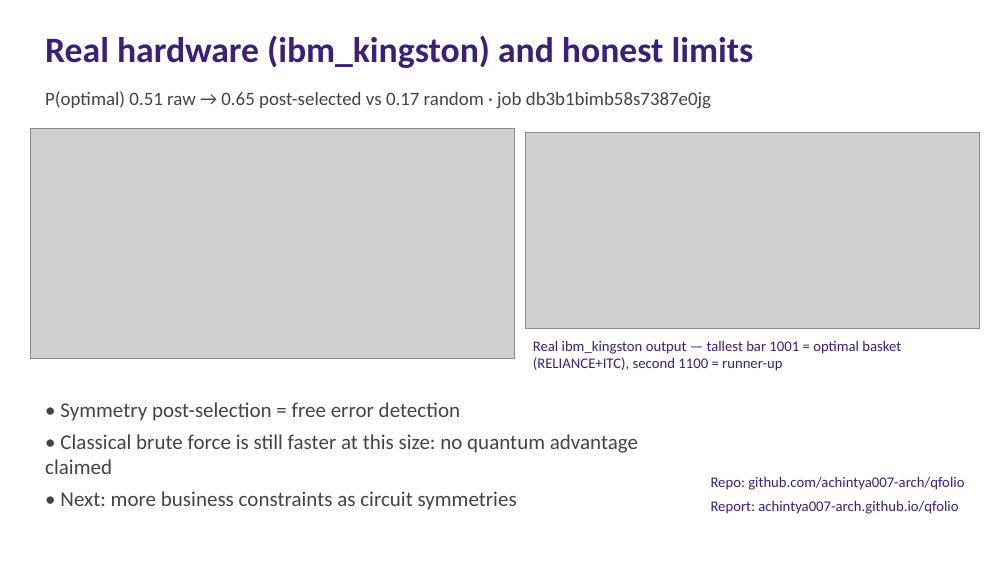
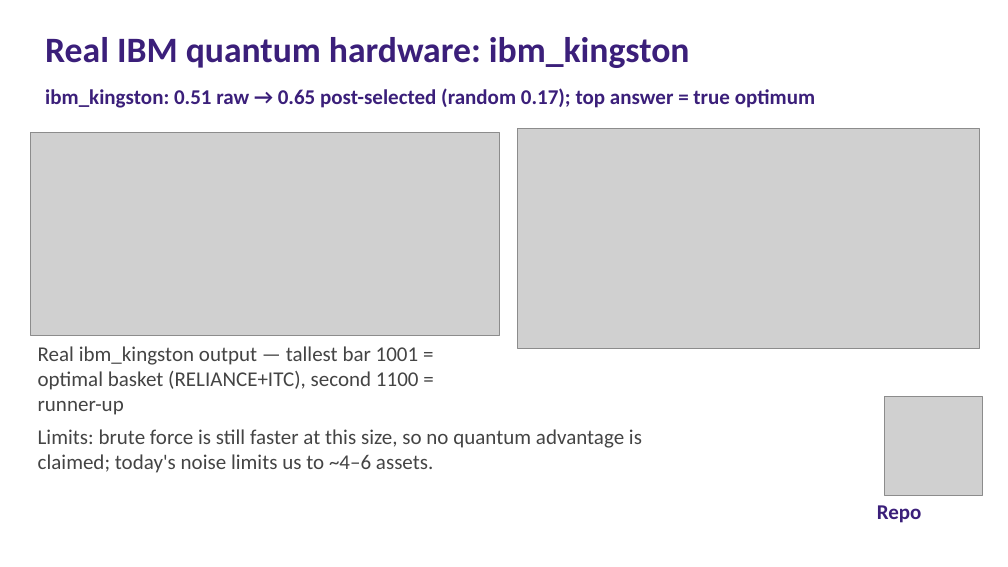
Before and after one commit to achintya007-arch/qfolio, a slide deck: slide 3 of docs/slides.pptx. Drawn at 1008x567 pixels with LibreOffice and Linux fonts; fonts in the diff are those of the drawing; grey boxes stand for pictures. Boxes give left, top, right and bottom in pixels: in the first picture for what was removed or moved away, otherwise in the second. Text is boxed around its words. In the diff, an @@ line names an element or a change of style, - is before the commit and + after.

```diff
--- a/docs/slides.pptx
+++ b/docs/slides.pptx
@@ text at [45,37,690,68]: text changed @@
-Real hardware (ibm_kingston) and honest limits
+Real IBM quantum hardware: ibm_kingston
@@ text at [45,88,815,108]: text changed; size 18 to 20 pt; text colour #444444 to #3B1F7A; bold on @@
-P(optimal) 0.51 raw → 0.65 post-selected vs 0.17 random · job db3b1bimb58s7387e0jg
+ibm_kingston: 0.51 raw → 0.65 post-selected (random 0.17); top answer = true optimum
@@ picture: place and size @@
-picture at [30,129,514,359]
+picture at [30,132,499,335]
@@ picture: place and size @@
-picture at [526,132,979,328]
+picture at [518,129,979,348]
@@ text "Real ibm_kingston output — tallest ...": place and size @@
-text "Real ibm_kingston output — tallest ..." at [533,340,901,371]
+text "Real ibm_kingston output — tallest ..." at [38,346,419,415]
@@ text "Real ibm_kingston output — tallest ..." at [38,346,419,415]: size 14 to 20 pt, text colour #3B1F7A to #444444 @@
@@ picture added at [885,397,983,495] @@
@@ text at [38,429,642,473]: text changed @@
-• Symmetry post-selection = free error detection
-• Classical brute force is still faster at this size: no quantum advantage claimed
-• Next: more business constraints as circuit symmetries
+Limits: brute force is still faster at this size, so no quantum advantage is claimed; today's noise limits us to ~4–6 assets.
@@ text removed at [711,476,964,514] @@
-Repo: github.com/achintya007-arch/qfolio
-Report: achintya007-arch.github.io/qfolio
@@ text added at [877,505,922,523], 20 pt, text #3B1F7A, bold @@
+Repo
```
Also in this commit, not shown: 2 other slides changed, 3 other files.
